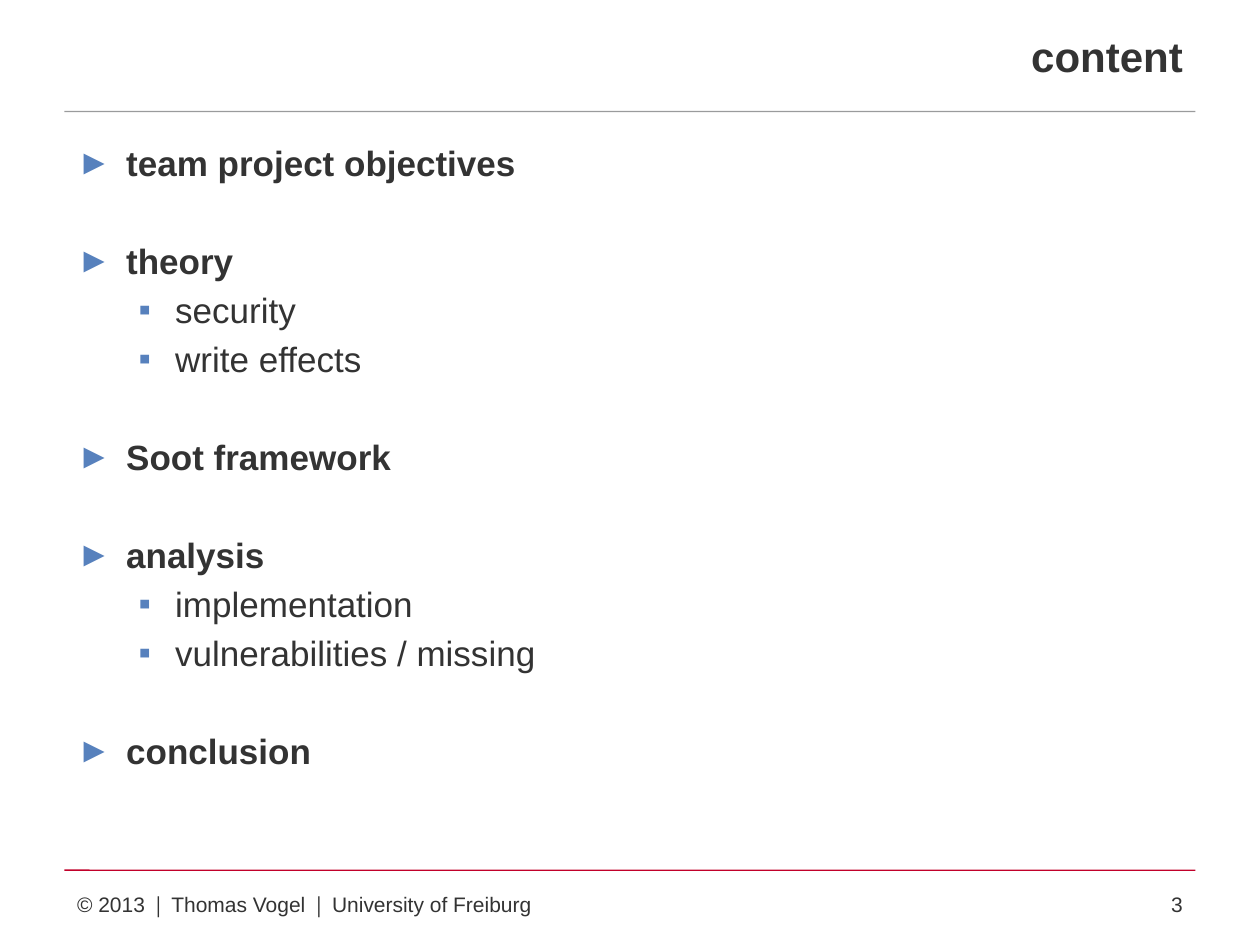
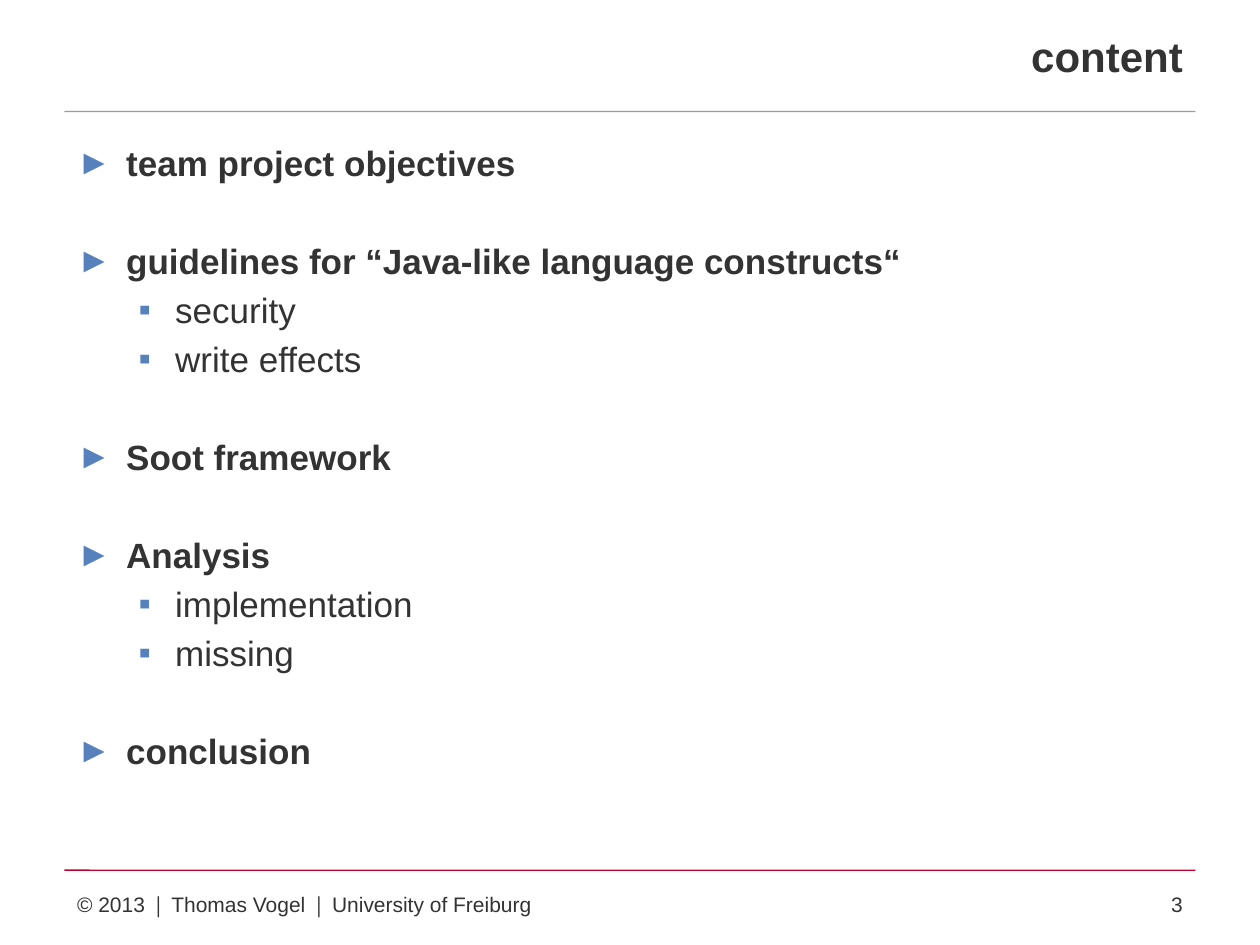
Before and after one commit to proglang/jgs, a slide deck: slide 3 of presentation/presentation.pptx. Drawn at 1260x945 pixels with LibreOffice and Linux fonts; fonts in the diff are those of the drawing. Boxes give left, top, right and bottom in pixels: in the first picture for what was removed or moved away, otherwise in the second. Text is boxed around its words. In the diff, an @@ line names an element or a change of style, - is before the commit and + after.

```diff
--- a/presentation/presentation.pptx
+++ b/presentation/presentation.pptx
@@ text at (x1=126, y1=248, x2=901, y2=281): text changed @@
-► theory
+► guidelines for “Java-like language constructs“
@@ text at (x1=126, y1=542, x2=270, y2=575): text changed @@
-► analysis
+► Analysis
@@ text at (x1=175, y1=640, x2=294, y2=673): text changed @@
-  ▪ vulnerabilities / missing
+  ▪ missing
```
Also in this commit, not shown: 12 other slides changed, 2 other files.
